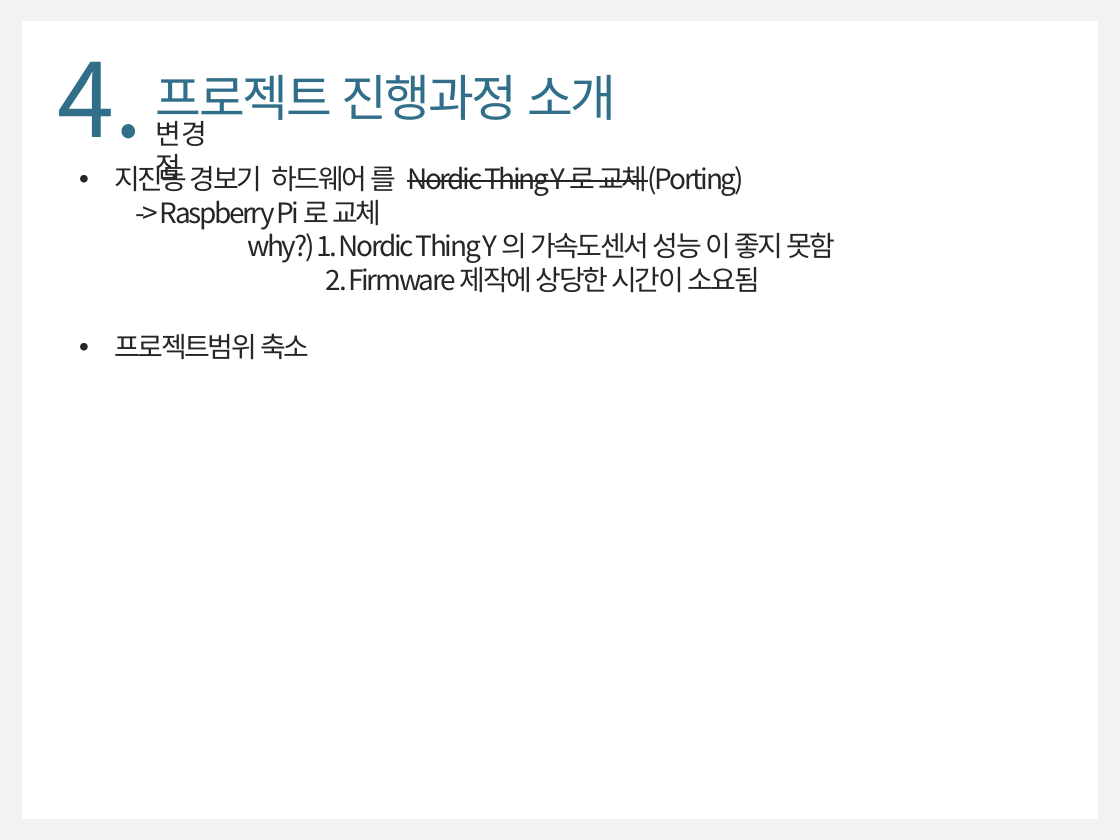
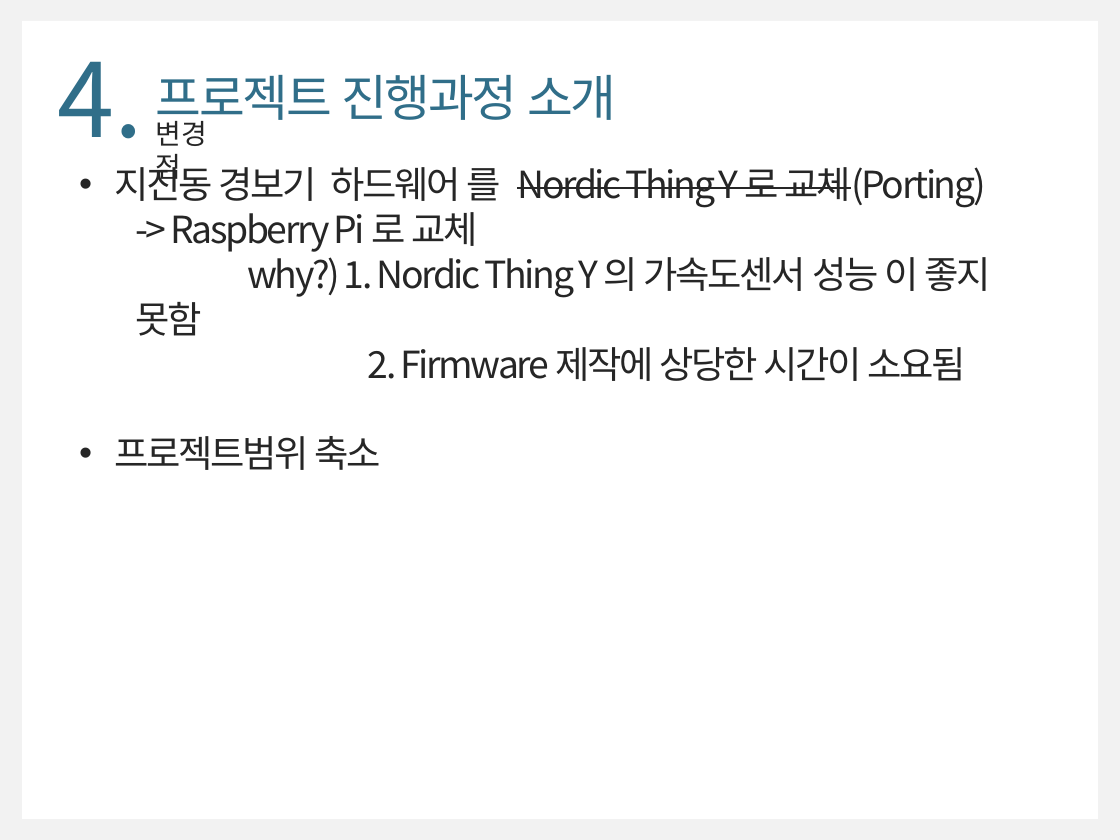
Before and after one commit to WongyuLee/KNU_SoftwareEngineering_2Team, a slide deck: slide 11 of doc/SoftwareEngineering_2Team(최종).pptx. Drawn at 1120x840 pixels with LibreOffice and Linux fonts; fonts in the diff are those of the drawing. Boxes give left, top, right and bottom in pixels: in the first picture for what was removed or moved away, otherwise in the second. Text is boxed around its words. In the diff, an @@ line names an element or a change of style, - is before the commit and + after.

```diff
--- a/doc/SoftwareEngineering_2Team(최종).pptx
+++ b/doc/SoftwareEngineering_2Team(최종).pptx
@@ text "지진동 경보기 하드웨어 를 Nordic ..." at [114,160,990,470]: size 18 to 24 pt @@
```
Also in this commit, not shown: 4 other slides changed, 2 slides added.
